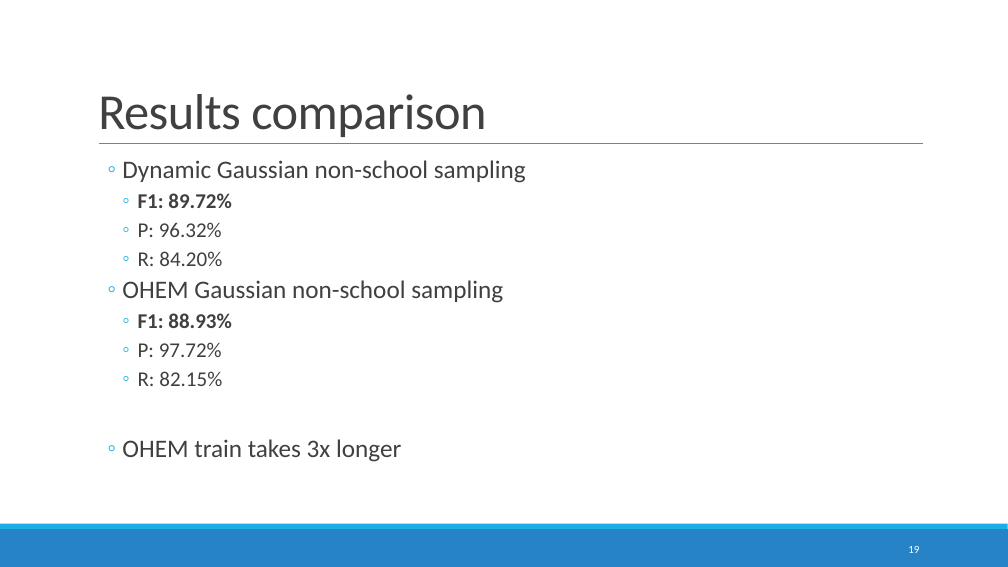
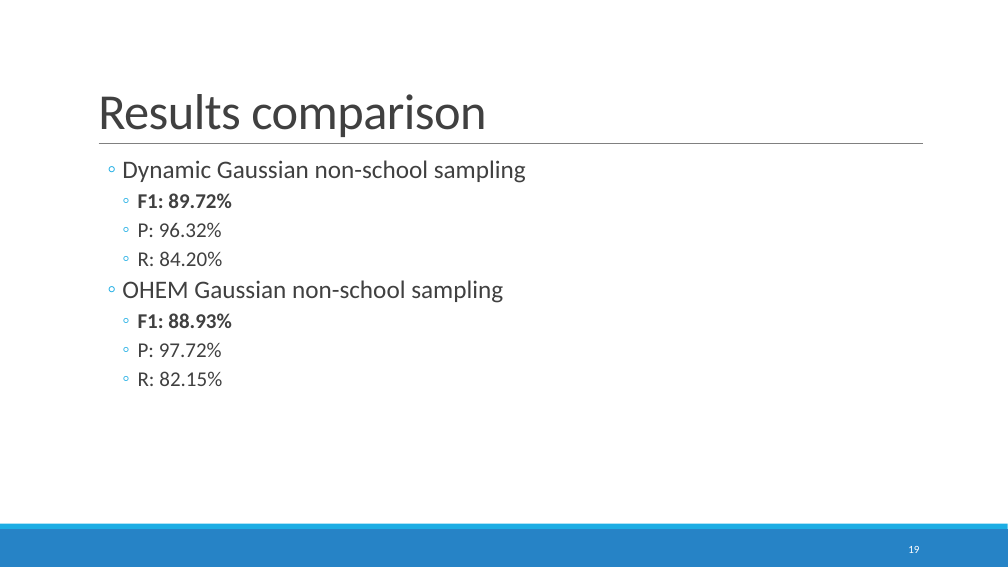
Before and after one commit to DomJamb/school_mapping, a slide deck: slide 19 of presentations/14.11/School mapping in ESRI imagery.pptx. Drawn at 1008x567 pixels with LibreOffice and Linux fonts; fonts in the diff are those of the drawing. Boxes give left, top, right and bottom in pixels: in the first picture for what was removed or moved away, otherwise in the second. Text is boxed around its words. In the diff, an @@ line names an element or a change of style, - is before the commit and + after.

```diff
--- a/presentations/14.11/School mapping in ESRI imagery.pptx
+++ b/presentations/14.11/School mapping in ESRI imagery.pptx
@@ text at <box>122,439,401,462</box>: paragraph removed @@
-  ◦ OHEM train takes 3x longer
```
Also in this commit, not shown: 2 other slides changed, 1 slide added, 1 slide removed, 1 other file.
